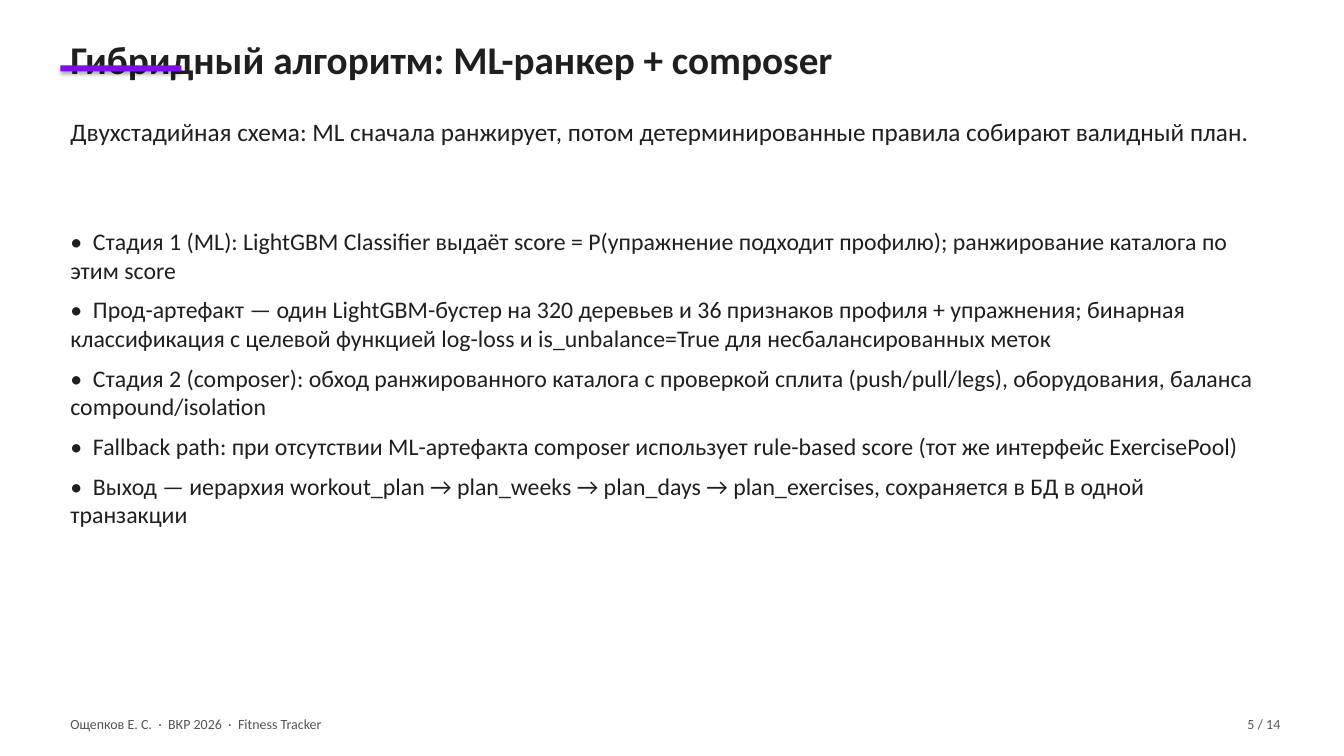
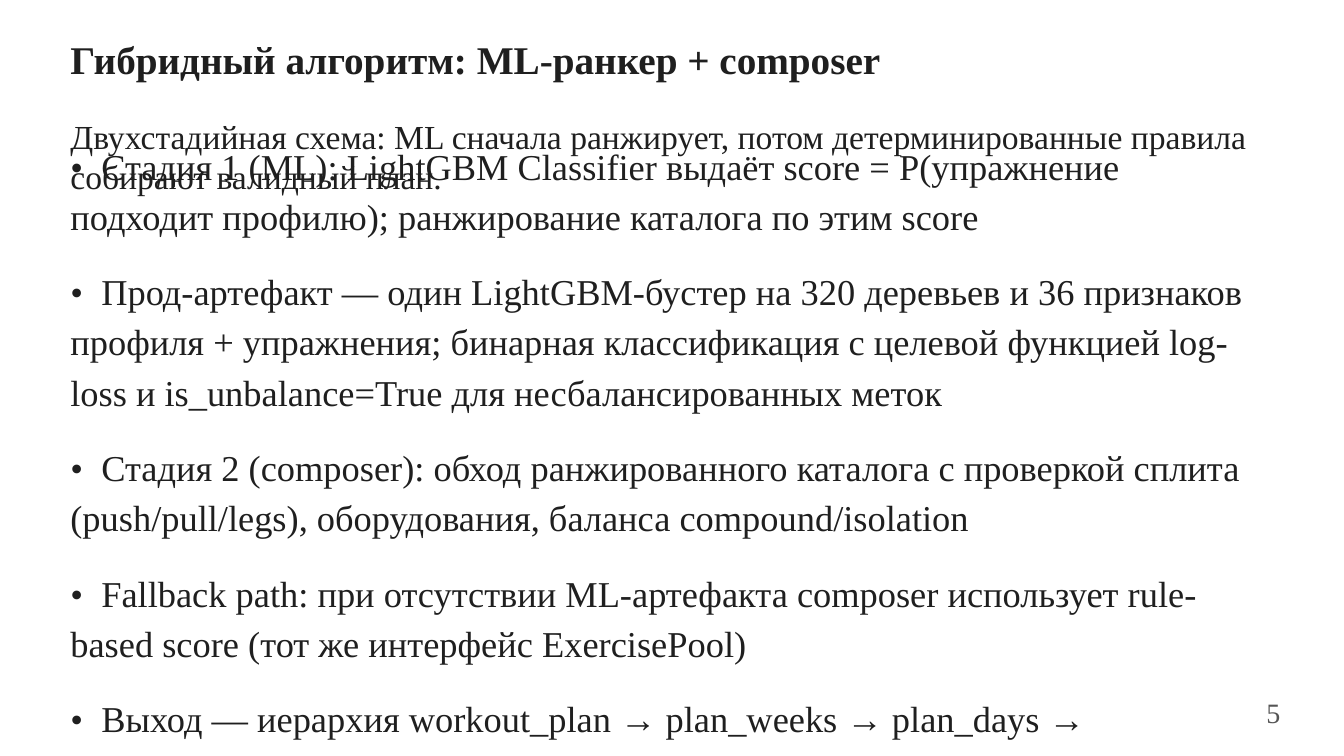
Before and after one commit to geox55/fitness-tracker, a slide deck: slide 5 of docs/thesis/presentation-egor.pptx. Drawn at 1344x756 pixels with LibreOffice and Linux fonts; fonts in the diff are those of the drawing. Boxes give left, top, right and bottom in pixels: in the first picture for what was removed or moved away, otherwise in the second. Text is boxed around its words. In the diff, an @@ line names an element or a change of style, - is before the commit and + after.

```diff
--- a/docs/thesis/presentation-egor.pptx
+++ b/docs/thesis/presentation-egor.pptx
@@ text "Гибридный алгоритм: ML-ранкер + composer" at (70, 46, 880, 81): font Calibri to Times New Roman @@
@@ rectangle removed at (60, 66, 181, 72) @@
@@ text "Двухстадийная схема: ML сначала ранжирует, ..." at (70, 126, 1246, 196): size 18 to 24 pt, font Calibri to Times New Roman @@
@@ text "• Стадия 1 (ML): LightGBM ..." at (70, 152, 1242, 739): size 17 to 26 pt, font Calibri to Times New Roman; line spacing 1 to 1.15; more space between paragraphs; vertical alignment top to middle @@
@@ text removed at (70, 719, 322, 731) @@
-Ощепков Е. С. · ВКР 2026 · Fitness Tracker
@@ text at (1266, 704, 1280, 724): text changed; size 10 to 20 pt; font Calibri to Times New Roman @@
-5 / 14
+5
```
Also in this commit, not shown: 13 other slides changed, 14 other files.
